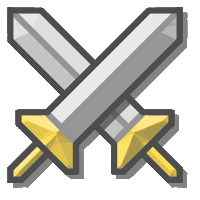
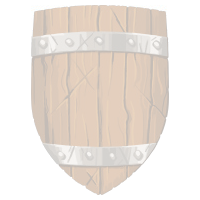
Layers edited between the first and the second 200 x 200 image:
showed group "Shield" (2 layers) over [31, 5, 169, 195]
"filtre #2": opacity 30% → 70% over [31, 5, 169, 195]
hid group "Swords" (2 layers) over [7, 5, 188, 195]
"filtre #1": opacity 30% → 70% over [7, 5, 188, 195]
